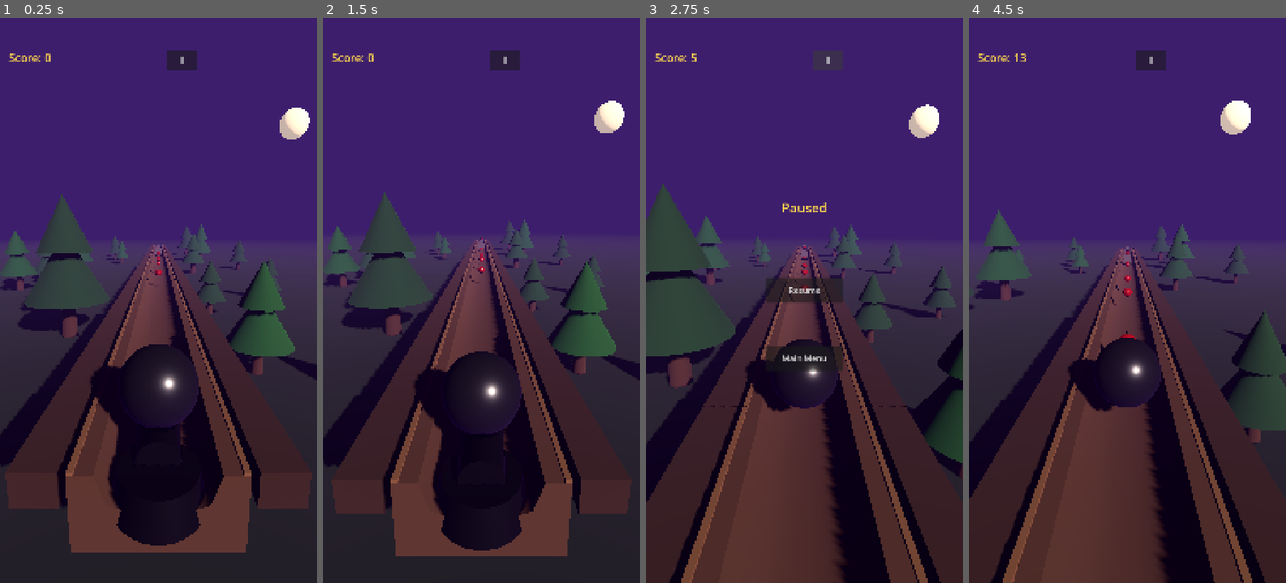
Above: before the commit, frames 1-4 (left to right).
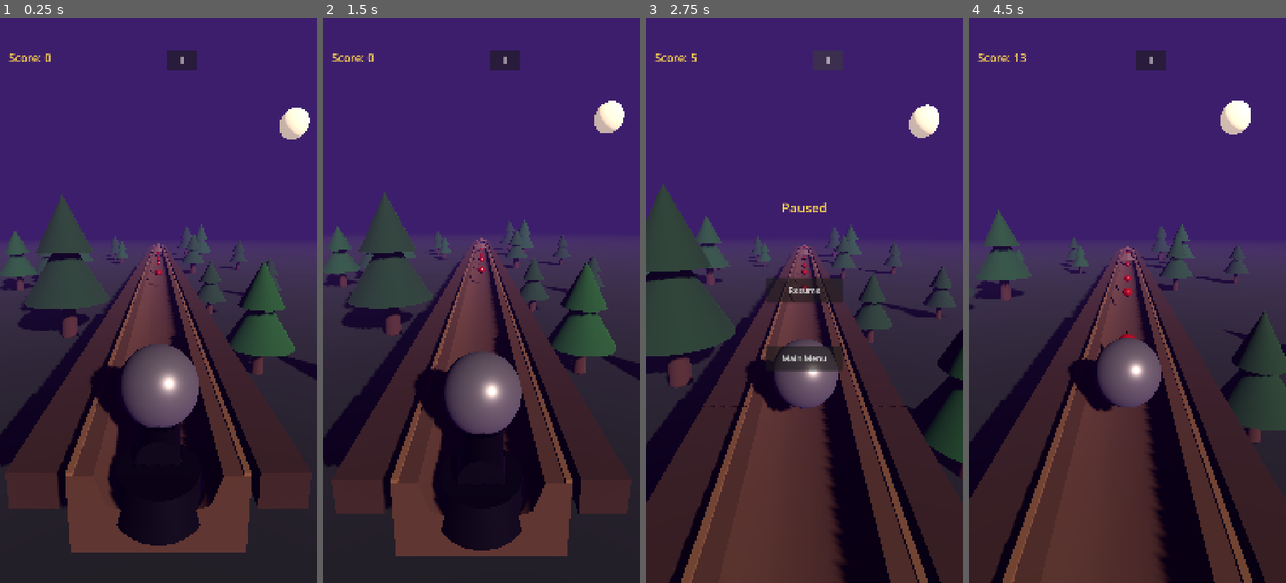
Above: after the commit, the same moments.

Repository: Ebrahassad/marble-rush
Game: Godot game, scene res://scenes/Main.tscn
Same seed, same stepped clock (60 frames per second), same inputs: the game is played once before the commit and once after it. This scene is started directly instead of the project's main scene.
Inputs:
- Up to frame 1 (0.25 s): no input
- Up to frame 2 (1.5 s): click "II" at 0.5 s; click "Resume" at 1.25 s
- Up to frame 3 (2.75 s): click "II" at 2 s
- Up to frame 4 (4.5 s): click "Resume" at 2.75 s; click "II" at 3.5 s; click "Resume" at 4.25 s

The runs differ from the first frame. In frame 1, 2.9% of the frame differs, in the area x 38-63%, y 39-73%; in frame 2, 2.8%; in frame 3, 1.7%; in frame 4, 2.0%.

Commit message:
Replace red box obstacle with real rock model, fix iron ball appearing too dark

Diff:
--- a/scenes/Obstacle.tscn
+++ b/scenes/Obstacle.tscn
@@ -1,24 +1,17 @@
-[gd_scene load_steps=5 format=3]
+[gd_scene load_steps=4 format=3]
 
-[ext_resource type="Script" path="res://scripts/obstacle.gd" id="1"]
-
-[sub_resource type="BoxMesh" id="BoxMesh_1"]
-size = Vector3(0.85, 0.75, 0.6)
-
-[sub_resource type="StandardMaterial3D" id="StandardMaterial3D_1"]
-albedo_color = Color(0.42, 0.4, 0.38, 1)
-roughness = 1.0
+[ext_resource type="PackedScene" path="res://assets/rocks/rock_smallA.glb" id="1"]
+[ext_resource type="Script" path="res://scripts/obstacle.gd" id="2"]
 
 [sub_resource type="BoxShape3D" id="BoxShape3D_1"]
-size = Vector3(0.85, 0.75, 0.6)
+size = Vector3(1.3, 0.7, 1.3)
 
 [node name="Obstacle" type="StaticBody3D"]
-script = ExtResource("1")
+script = ExtResource("2")
 
-[node name="Mesh" type="MeshInstance3D" parent="."]
-transform = Transform3D(1, 0.08, -0.05, -0.06, 0.99, 0.1, 0.05, -0.1, 0.99, 0, 0, 0)
-mesh = SubResource("BoxMesh_1")
-surface_material_override/0 = SubResource("StandardMaterial3D_1")
+[node name="Mesh" parent="." instance=ExtResource("1")]
+transform = Transform3D(4, 0, 0, 0, 4, 0, 0, 0, 4, 0, 0, 0)
 
 [node name="CollisionShape3D" type="CollisionShape3D" parent="."]
+transform = Transform3D(1, 0, 0, 0, 1, 0, 0, 0, 1, 0, 0.35, 0)
 shape = SubResource("BoxShape3D_1")
--- a/scripts/ball_controller.gd
+++ b/scripts/ball_controller.gd
@@ -24,9 +24,9 @@
 func _ready() -> void:
 	add_to_group("player")
 	var iron_material := StandardMaterial3D.new()
-	iron_material.albedo_color = Color(0.32, 0.33, 0.36)
-	iron_material.metallic = 0.9
-	iron_material.roughness = 0.28
+	iron_material.albedo_color = Color(0.55, 0.56, 0.58)
+	iron_material.metallic = 0.55
+	iron_material.roughness = 0.4
 	iron_material.emission_enabled = false
 	_apply_material_recursive(self, iron_material)
 
Binary file added: assets/rocks/rock_smallA.glb
Binary file added: assets/rocks/rock_smallB.glb
Binary file added: assets/rocks/rock_smallC.glb
